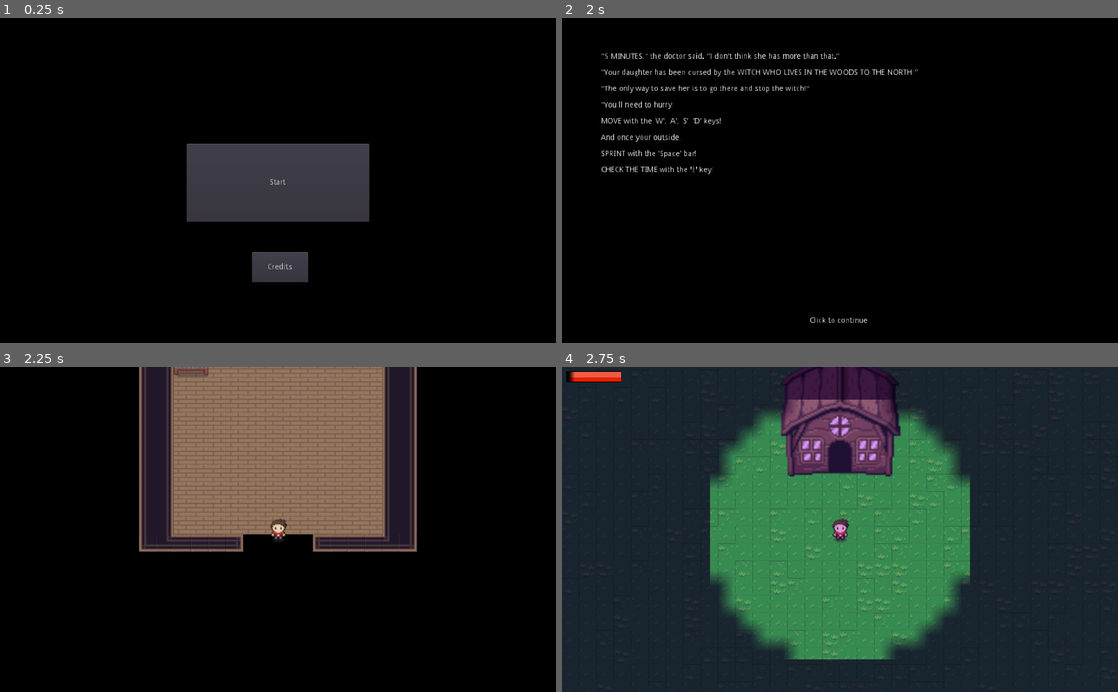
Above: before the commit, frames 1-4 (two rows, left to right).
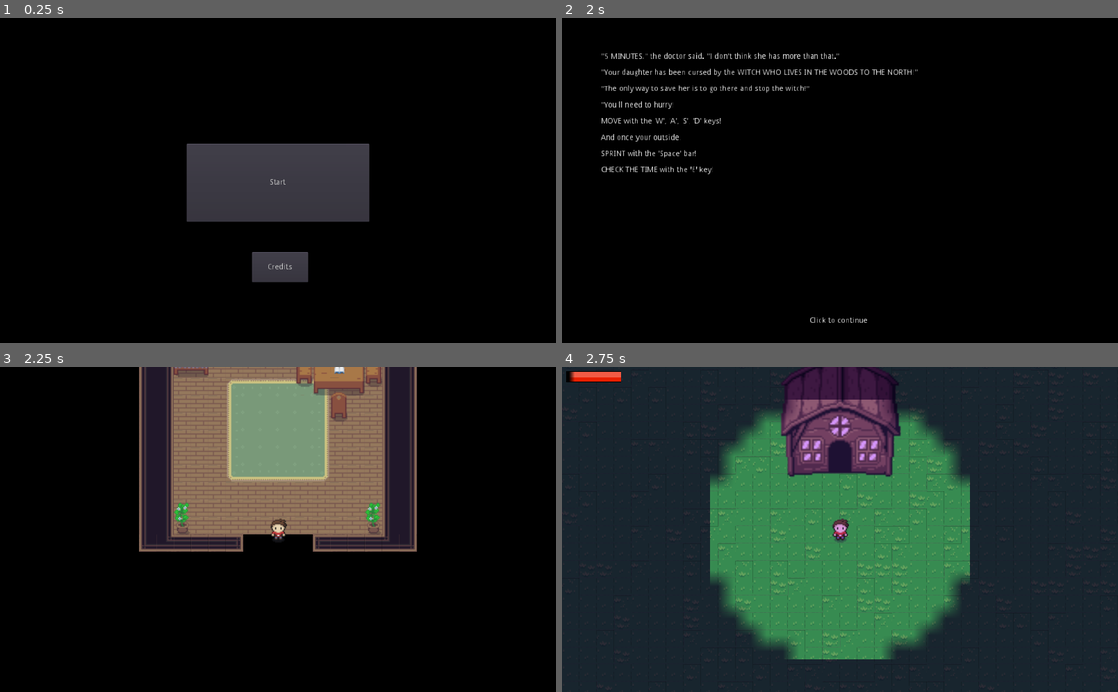
Above: after the commit, the same moments.

Repository: HaywardMorihara/2021AprGameJam
Game: Godot game, scene res://menu/MainMenu.tscn
The game is run twice, just before and just after one commit, with the same random seed, the same clock (stepped at 60 frames per second) and the same inputs.
Inputs (mouse positions are in pixels of both pictures, inside the frame that each line leads up to):
- Up to frame 1 (0.25 s): no input
- Up to frame 2 (2 s): click "Start" at 0.5 s; tap Enter at 1.25 s; move the mouse to (962, 164) at 1.27 s; hold D (right) from 1.28 s (still down); tap E (check_watch) at 1.35 s
- Up to frame 3 (2.25 s): tap Enter at 2 s; move the mouse to (166, 545) at 2.02 s; release D (right) at 2.03 s; hold S (down) from 2.03 s (still down); click (166, 545) at 2.1 s
- Up to frame 4 (2.75 s): keep holding S (down)

Frames 1-2 are identical in both runs. In frame 3, 6.7% of the frame differs, in the area x 31-69%, y 0-52%; in frame 4, nothing differs.

Commit message:
Add a few things to the houses to make them less bare

Diff:
--- /dev/null
+++ b/house/InteriorHouse.tres
@@ -0,0 +1,426 @@
+[gd_resource type="TileSet" load_steps=11 format=2]
+
+[ext_resource path="res://assets/sprites/gfx/Inner.png" type="Texture" id=1]
+
+[sub_resource type="ConvexPolygonShape2D" id=1]
+points = PoolVector2Array( 16, 48, 0, 48, 0, 0, 16, 0 )
+
+[sub_resource type="ConvexPolygonShape2D" id=2]
+points = PoolVector2Array( 16, 48, 0, 48, 0, 0, 16, 0 )
+
+[sub_resource type="ConvexPolygonShape2D" id=3]
+points = PoolVector2Array( 0, 16, 16, 16, 16, 32, 0, 32 )
+
+[sub_resource type="ConvexPolygonShape2D" id=4]
+points = PoolVector2Array( 16, 32, 0, 32, 0, 16, 16, 16 )
+
+[sub_resource type="ConvexPolygonShape2D" id=5]
+points = PoolVector2Array( 16, 32, 0, 32, 0, 16, 16, 16 )
+
+[sub_resource type="ConvexPolygonShape2D" id=6]
+points = PoolVector2Array( 16, 32, 0, 32, 0, 16, 16, 16 )
+
+[sub_resource type="ConvexPolygonShape2D" id=7]
+points = PoolVector2Array( 48, 16, 0, 16, 0, 0, 48, 0 )
+
+[sub_resource type="ConvexPolygonShape2D" id=8]
+points = PoolVector2Array( 0, 16, 16, 16, 16, 32, 0, 32 )
+
+[sub_resource type="ConvexPolygonShape2D" id=9]
+points = PoolVector2Array( 0, 0, 48, 0, 48, 32, 0, 32 )
+
+[resource]
+0/name = "Inner.png 0"
+0/texture = ExtResource( 1 )
+0/tex_offset = Vector2( 0, 0 )
+0/modulate = Color( 1, 1, 1, 1 )
+0/region = Rect2( 0, 160, 32, 32 )
+0/tile_mode = 0
+0/occluder_offset = Vector2( 0, 0 )
+0/navigation_offset = Vector2( 0, 0 )
+0/shape_offset = Vector2( 0, 0 )
+0/shape_transform = Transform2D( 1, 0, 0, 1, 0, 0 )
+0/shape_one_way = false
+0/shape_one_way_margin = 0.0
+0/shapes = [  ]
+0/z_index = 0
+1/name = "Inner.png 1"
+1/texture = ExtResource( 1 )
+1/tex_offset = Vector2( 0, 0 )
+1/modulate = Color( 1, 1, 1, 1 )
+1/region = Rect2( 32, 160, 16, 32 )
+1/tile_mode = 0
+1/occluder_offset = Vector2( 0, 0 )
+1/navigation_offset = Vector2( 0, 0 )
+1/shape_offset = Vector2( 0, 0 )
+1/shape_transform = Transform2D( 1, 0, 0, 1, 0, 0 )
+1/shape_one_way = false
+1/shape_one_way_margin = 0.0
+1/shapes = [  ]
+1/z_index = 0
+2/name = "Inner.png 2"
+2/texture = ExtResource( 1 )
+2/tex_offset = Vector2( 0, 0 )
+2/modulate = Color( 1, 1, 1, 1 )
+2/region = Rect2( 48, 160, 16, 32 )
+2/tile_mode = 0
+2/occluder_offset = Vector2( 0, 0 )
+2/navigation_offset = Vector2( 0, 0 )
+2/shape_offset = Vector2( 0, 0 )
+2/shape_transform = Transform2D( 1, 0, 0, 1, 0, 0 )
+2/shape_one_way = false
+2/shape_one_way_margin = 0.0
+2/shapes = [  ]
+2/z_index = 0
+3/name = "Inner.png 3"
+3/texture = ExtResource( 1 )
+3/tex_offset = Vector2( 0, 0 )
+3/modulate = Color( 1, 1, 1, 1 )
+3/region = Rect2( 64, 160, 16, 32 )
+3/tile_mode = 0
+3/occluder_offset = Vector2( 0, 0 )
+3/navigation_offset = Vector2( 0, 0 )
+3/shape_offset = Vector2( 0, 0 )
+3/shape_transform = Transform2D( 1, 0, 0, 1, 0, 0 )
+3/shape_one_way = false
+3/shape_one_way_margin = 0.0
+3/shapes = [  ]
+3/z_index = 0
+4/name = "Inner.png 4"
+4/texture = ExtResource( 1 )
+4/tex_offset = Vector2( 0, 0 )
+4/modulate = Color( 1, 1, 1, 1 )
+4/region = Rect2( 0, 112, 48, 48 )
+4/tile_mode = 1
+4/autotile/bitmask_mode = 0
+4/autotile/bitmask_flags = [ Vector2( 0, 0 ), 256, Vector2( 0, 1 ), 260, Vector2( 0, 2 ), 4, Vector2( 1, 0 ), 320, Vector2( 1, 1 ), 325, Vector2( 1, 2 ), 5, Vector2( 2, 0 ), 64, Vector2( 2, 1 ), 65, Vector2( 2, 2 ), 1 ]
+4/autotile/icon_coordinate = Vector2( 0, 0 )
+4/autotile/tile_size = Vector2( 16, 16 )
+4/autotile/spacing = 0
+4/autotile/occluder_map = [  ]
+4/autotile/navpoly_map = [  ]
+4/autotile/priority_map = [  ]
+4/autotile/z_index_map = [  ]
+4/occluder_offset = Vector2( 0, 0 )
+4/navigation_offset = Vector2( 0, 0 )
+4/shape_offset = Vector2( 0, 0 )
+4/shape_transform = Transform2D( 1, 0, 0, 1, 0, 0 )
+4/shape_one_way = false
+4/shape_one_way_margin = 0.0
+4/shapes = [  ]
+4/z_index = 0
+5/name = "Inner.png 5"
+5/texture = ExtResource( 1 )
+5/tex_offset = Vector2( 0, 0 )
+5/modulate = Color( 1, 1, 1, 1 )
+5/region = Rect2( 0, 192, 48, 16 )
+5/tile_mode = 0
+5/occluder_offset = Vector2( 0, 0 )
+5/navigation_offset = Vector2( 0, 0 )
+5/shape_offset = Vector2( 0, 0 )
+5/shape_transform = Transform2D( 1, 0, 0, 1, 0, 0 )
+5/shape_one_way = false
+5/shape_one_way_margin = 0.0
+5/shapes = [  ]
+5/z_index = 0
+6/name = "Inner.png 6"
+6/texture = ExtResource( 1 )
+6/tex_offset = Vector2( 0, 0 )
+6/modulate = Color( 1, 1, 1, 1 )
+6/region = Rect2( 48, 192, 48, 32 )
+6/tile_mode = 0
+6/occluder_offset = Vector2( 0, 0 )
+6/navigation_offset = Vector2( 0, 0 )
+6/shape_offset = Vector2( 0, 0 )
+6/shape_transform = Transform2D( 1, 0, 0, 1, 0, 0 )
+6/shape = SubResource( 7 )
+6/shape_one_way = false
+6/shape_one_way_margin = 1.0
+6/shapes = [ {
+"autotile_coord": Vector2( 0, 0 ),
+"one_way": false,
+"one_way_margin": 1.0,
+"shape": SubResource( 7 ),
+"shape_transform": Transform2D( 1, 0, 0, 1, 0, 0 )
+} ]
+6/z_index = 0
+7/name = "Inner.png 7"
+7/texture = ExtResource( 1 )
+7/tex_offset = Vector2( 0, 0 )
+7/modulate = Color( 1, 1, 1, 1 )
+7/region = Rect2( 128, 192, 16, 32 )
+7/tile_mode = 0
+7/occluder_offset = Vector2( 0, 0 )
+7/navigation_offset = Vector2( 0, 0 )
+7/shape_offset = Vector2( 0, 0 )
+7/shape_transform = Transform2D( 1, 0, 0, 1, 0, 0 )
+7/shape = SubResource( 8 )
+7/shape_one_way = false
+7/shape_one_way_margin = 1.0
+7/shapes = [ {
+"autotile_coord": Vector2( 0, 0 ),
+"one_way": false,
+"one_way_margin": 1.0,
+"shape": SubResource( 8 ),
+"shape_transform": Transform2D( 1, 0, 0, 1, 0, 0 )
+} ]
+7/z_index = 0
+8/name = "Inner.png 8"
+8/texture = ExtResource( 1 )
+8/tex_offset = Vector2( 0, 0 )
+8/modulate = Color( 1, 1, 1, 1 )
+8/region = Rect2( 160, 16, 48, 48 )
+8/tile_mode = 0
+8/occluder_offset = Vector2( 0, 0 )
+8/navigation_offset = Vector2( 0, 0 )
+8/shape_offset = Vector2( 0, 0 )
+8/shape_transform = Transform2D( 1, 0, 0, 1, 0, 0 )
+8/shape = SubResource( 9 )
+8/shape_one_way = false
+8/shape_one_way_margin = 1.0
+8/shapes = [ {
+"autotile_coord": Vector2( 0, 0 ),
+"one_way": false,
+"one_way_margin": 1.0,
+"shape": SubResource( 9 ),
+"shape_transform": Transform2D( 1, 0, 0, 1, 0, 0 )
+} ]
+8/z_index = 0
+9/name = "Inner.png 9"
+9/texture = ExtResource( 1 )
+9/tex_offset = Vector2( 0, 0 )
+9/modulate = Color( 1, 1, 1, 1 )
+9/region = Rect2( 144, 0, 16, 32 )
+9/tile_mode = 0
+9/occluder_offset = Vector2( 0, 0 )
+9/navigation_offset = Vector2( 0, 0 )
+9/shape_offset = Vector2( 0, 0 )
+9/shape_transform = Transform2D( 1, 0, 0, 1, 0, 0 )
+9/shape_one_way = false
+9/shape_one_way_margin = 0.0
+9/shapes = [  ]
+9/z_index = 0
+10/name = "Inner.png 10"
+10/texture = ExtResource( 1 )
+10/tex_offset = Vector2( 0, 0 )
+10/modulate = Color( 1, 1, 1, 1 )
+10/region = Rect2( 192, 0, 32, 16 )
+10/tile_mode = 0
+10/occluder_offset = Vector2( 0, 0 )
+10/navigation_offset = Vector2( 0, 0 )
+10/shape_offset = Vector2( 0, 0 )
+10/shape_transform = Transform2D( 1, 0, 0, 1, 0, 0 )
+10/shape_one_way = false
+10/shape_one_way_margin = 0.0
+10/shapes = [  ]
+10/z_index = 0
+11/name = "Inner.png 11"
+11/texture = ExtResource( 1 )
+11/tex_offset = Vector2( 0, 0 )
+11/modulate = Color( 1, 1, 1, 1 )
+11/region = Rect2( 224, 0, 32, 16 )
+11/tile_mode = 0
+11/occluder_offset = Vector2( 0, 0 )
+11/navigation_offset = Vector2( 0, 0 )
+11/shape_offset = Vector2( 0, 0 )
+11/shape_transform = Transform2D( 1, 0, 0, 1, 0, 0 )
+11/shape_one_way = false
+11/shape_one_way_margin = 0.0
+11/shapes = [  ]
+11/z_index = 0
+12/name = "Inner.png 12"
+12/texture = ExtResource( 1 )
+12/tex_offset = Vector2( 0, 0 )
+12/modulate = Color( 1, 1, 1, 1 )
+12/region = Rect2( 256, 0, 32, 16 )
+12/tile_mode = 0
+12/occluder_offset = Vector2( 0, 0 )
+12/navigation_offset = Vector2( 0, 0 )
+12/shape_offset = Vector2( 0, 0 )
+12/shape_transform = Transform2D( 1, 0, 0, 1, 0, 0 )
+12/shape_one_way = false
+12/shape_one_way_margin = 0.0
+12/shapes = [  ]
+12/z_index = 0
+13/name = "Inner.png 13"
+13/texture = ExtResource( 1 )
+13/tex_offset = Vector2( 0, 0 )
+13/modulate = Color( 1, 1, 1, 1 )
+13/region = Rect2( 176, 176, 16, 16 )
+13/tile_mode = 0
+13/occluder_offset = Vector2( 0, 0 )
+13/navigation_offset = Vector2( 0, 0 )
+13/shape_offset = Vector2( 0, 0 )
+13/shape_transform = Transform2D( 1, 0, 0, 1, 0, 0 )
+13/shape_one_way = false
+13/shape_one_way_margin = 0.0
+13/shapes = [  ]
+13/z_index = 0
+14/name = "Inner.png 14"
+14/texture = ExtResource( 1 )
+14/tex_offset = Vector2( 0, 0 )
+14/modulate = Color( 1, 1, 1, 1 )
+14/region = Rect2( 208, 144, 16, 16 )
+14/tile_mode = 0
+14/occluder_offset = Vector2( 0, 0 )
+14/navigation_offset = Vector2( 0, 0 )
+14/shape_offset = Vector2( 0, 0 )
+14/shape_transform = Transform2D( 1, 0, 0, 1, 0, 0 )
+14/shape_one_way = false
+14/shape_one_way_margin = 0.0
+14/shapes = [  ]
+14/z_index = 0
+15/name = "Inner.png 15"
+15/texture = ExtResource( 1 )
+15/tex_offset = Vector2( 0, 0 )
+15/modulate = Color( 1, 1, 1, 1 )
+15/region = Rect2( 96, 192, 16, 64 )
+15/tile_mode = 0
+15/occluder_offset = Vector2( 0, 0 )
+15/navigation_offset = Vector2( 0, 0 )
+15/shape_offset = Vector2( 0, 0 )
+15/shape_transform = Transform2D( 1, 0, 0, 1, 0, 0 )
+15/shape = SubResource( 1 )
+15/shape_one_way = false
+15/shape_one_way_margin = 1.0
+15/shapes = [ {
+"autotile_coord": Vector2( 0, 0 ),
+"one_way": false,
+"one_way_margin": 1.0,
+"shape": SubResource( 1 ),
+"shape_transform": Transform2D( 1, 0, 0, 1, 0, 0 )
+} ]
+15/z_index = 0
+16/name = "Inner.png 16"
+16/texture = ExtResource( 1 )
+16/tex_offset = Vector2( 0, 0 )
+16/modulate = Color( 1, 1, 1, 1 )
+16/region = Rect2( 112, 192, 16, 64 )
+16/tile_mode = 0
+16/occluder_offset = Vector2( 0, 0 )
+16/navigation_offset = Vector2( 0, 0 )
+16/shape_offset = Vector2( 0, 0 )
+16/shape_transform = Transform2D( 1, 0, 0, 1, 0, 0 )
+16/shape = SubResource( 2 )
+16/shape_one_way = false
+16/shape_one_way_margin = 1.0
+16/shapes = [ {
+"autotile_coord": Vector2( 0, 0 ),
+"one_way": false,
+"one_way_margin": 1.0,
+"shape": SubResource( 2 ),
+"shape_transform": Transform2D( 1, 0, 0, 1, 0, 0 )
+} ]
+16/z_index = 0
+17/name = "Inner.png 17"
+17/texture = ExtResource( 1 )
+17/tex_offset = Vector2( 0, 0 )
+17/modulate = Color( 1, 1, 1, 1 )
+17/region = Rect2( 144, 64, 32, 32 )
+17/tile_mode = 0
+17/occluder_offset = Vector2( 0, 0 )
+17/navigation_offset = Vector2( 0, 0 )
+17/shape_offset = Vector2( 0, 0 )
+17/shape_transform = Transform2D( 1, 0, 0, 1, 0, 0 )
+17/shape_one_way = false
+17/shape_one_way_margin = 0.0
+17/shapes = [  ]
+17/z_index = 0
+18/name = "Inner.png 18"
+18/texture = ExtResource( 1 )
+18/tex_offset = Vector2( 0, 0 )
+18/modulate = Color( 1, 1, 1, 1 )
+18/region = Rect2( 176, 64, 16, 32 )
+18/tile_mode = 0
+18/occluder_offset = Vector2( 0, 0 )
+18/navigation_offset = Vector2( 0, 0 )
+18/shape_offset = Vector2( 0, 0 )
+18/shape_transform = Transform2D( 1, 0, 0, 1, 0, 0 )
+18/shape_one_way = false
+18/shape_one_way_margin = 0.0
+18/shapes = [  ]
+18/z_index = 0
+19/name = "Inner.png 19"
+19/texture = ExtResource( 1 )
+19/tex_offset = Vector2( 0, 0 )
+19/modulate = Color( 1, 1, 1, 1 )
+19/region = Rect2( 240, 64, 16, 48 )
+19/tile_mode = 0
+19/occluder_offset = Vector2( 0, 0 )
+19/navigation_offset = Vector2( 0, 0 )
+19/shape_offset = Vector2( 0, 0 )
+19/shape_transform = Transform2D( 1, 0, 0, 1, 0, 0 )
+19/shape = SubResource( 3 )
+19/shape_one_way = false
+19/shape_one_way_margin = 1.0
+19/shapes = [ {
+"autotile_coord": Vector2( 0, 0 ),
+"one_way": false,
+"one_way_margin": 1.0,
+"shape": SubResource( 3 ),
+"shape_transform": Transform2D( 1, 0, 0, 1, 0, 0 )
+} ]
+19/z_index = 0
+20/name = "Inner.png 20"
+20/texture = ExtResource( 1 )
+20/tex_offset = Vector2( 0, 0 )
+20/modulate = Color( 1, 1, 1, 1 )
+20/region = Rect2( 256, 64, 16, 48 )
+20/tile_mode = 0
+20/occluder_offset = Vector2( 0, 0 )
+20/navigation_offset = Vector2( 0, 0 )
+20/shape_offset = Vector2( 0, 0 )
+20/shape_transform = Transform2D( 1, 0, 0, 1, 0, 0 )
+20/shape = SubResource( 4 )
+20/shape_one_way = false
+20/shape_one_way_margin = 1.0
+20/shapes = [ {
+"autotile_coord": Vector2( 0, 0 ),
+"one_way": false,
+"one_way_margin": 1.0,
+"shape": SubResource( 4 ),
+"shape_transform": Transform2D( 1, 0, 0, 1, 0, 0 )
+} ]
+20/z_index = 0
+21/name = "Inner.png 21"
+21/texture = ExtResource( 1 )
+21/tex_offset = Vector2( 0, 0 )
+21/modulate = Color( 1, 1, 1, 1 )
+21/region = Rect2( 272, 64, 16, 48 )
+21/tile_mode = 0
+21/occluder_offset = Vector2( 0, 0 )
+21/navigation_offset = Vector2( 0, 0 )
+21/shape_offset = Vector2( 0, 0 )
+21/shape_transform = Transform2D( 1, 0, 0, 1, 0, 0 )
+21/shape = SubResource( 5 )
+21/shape_one_way = false
+21/shape_one_way_margin = 1.0
+21/shapes = [ {
+"autotile_coord": Vector2( 0, 0 ),
+"one_way": false,
+"one_way_margin": 1.0,
+"shape": SubResource( 5 ),
+"shape_transform": Transform2D( 1, 0, 0, 1, 0, 0 )
+} ]
+21/z_index = 0
+22/name = "Inner.png 22"
+22/texture = ExtResource( 1 )
+22/tex_offset = Vector2( 0, 0 )
+22/modulate = Color( 1, 1, 1, 1 )
+22/region = Rect2( 288, 64, 16, 48 )
+22/tile_mode = 0
+22/occluder_offset = Vector2( 0, 0 )
+22/navigation_offset = Vector2( 0, 0 )
+22/shape_offset = Vector2( 0, 0 )
+22/shape_transform = Transform2D( 1, 0, 0, 1, 0, 0 )
+22/shape = SubResource( 6 )
+22/shape_one_way = false
+22/shape_one_way_margin = 1.0
+22/shapes = [ {
+"autotile_coord": Vector2( 0, 0 ),
+"one_way": false,
+"one_way_margin": 1.0,
+"shape": SubResource( 6 ),
+"shape_transform": Transform2D( 1, 0, 0, 1, 0, 0 )
+} ]
+22/z_index = 0
--- a/house/InteriorHouse.tscn
+++ b/house/InteriorHouse.tscn
@@ -1,8 +1,9 @@
-[gd_scene load_steps=48 format=2]
+[gd_scene load_steps=49 format=2]
 
 [ext_resource path="res://assets/sprites/gfx/Inner.png" type="Texture" id=1]
 [ext_resource path="res://player/Player.tscn" type="PackedScene" id=2]
 [ext_resource path="res://house/Exit.tscn" type="PackedScene" id=3]
+[ext_resource path="res://house/InteriorHouse.tres" type="TileSet" id=4]
 
 [sub_resource type="ConvexPolygonShape2D" id=1]
 points = PoolVector2Array( 0, 0, 16, 0, 16, 16, 0, 16 )
@@ -558,6 +559,7 @@
 
 [node name="Player" parent="." instance=ExtResource( 2 )]
 position = Vector2( 0, 80 )
+z_index = 1
 
 [node name="Exit" parent="." instance=ExtResource( 3 )]
 position = Vector2( 0, 120 )
@@ -568,3 +570,18 @@
 cell_size = Vector2( 16, 16 )
 format = 1
 tile_data = PoolIntArray( -458760, 1, 0, -458759, 1, 1, -458758, 1, 1, -458757, 1, 1, -458756, 1, 1, -458755, 1, 1, -45 …(3556 unchanged characters)…
+
+[node name="FloorAndWallCoverings" type="TileMap" parent="."]
+tile_set = ExtResource( 4 )
+cell_size = Vector2( 16, 16 )
+format = 1
+tile_data = PoolIntArray( -458758, 17, 0, -458755, 2, 0, -524286, 1, 0, -524284, 17, 0, -131075, 4, 0, -131074, 4, 1, -131073, 4, 1, -196608, 4, 1, -196607, 4, 1, -196606, 4, 2, -65539, 4, 65536, -65538, 4, 65537, -65537, 4, 65537, -131072, 4, 65537, -131071, 4, 65537, -131070, 4, 65538, -3, 4, 65536, -2, 4, 65537, -1, 4, 65537, -65536, 4, 65537, -65535, 4, 65537, -65534, 4, 65538, 65533, 4, 65536, 65534, 4, 65537, 65535, 4, 65537, 0, 4, 65537, 1, 4, 65537, 2, 4, 65538, 131069, 4, 65536, 131070, 4, 65537, 131071, 4, 65537, 65536, 4, 65537, 65537, 4, 65537, 65538, 4, 65538, 196605, 4, 131072, 196606, 4, 131073, 196607, 4, 131073, 131072, 4, 131073, 131073, 4, 131073, 131074, 4, 131074 )
+
+[node name="FloorObjects" type="TileMap" parent="."]
+tile_set = ExtResource( 4 )
+cell_size = Vector2( 16, 16 )
+format = 1
+tile_data = PoolIntArray( -458754, 5, 0, -393218, 6, 0, -458749, 19, 0, -327679, 20, 0, -327678, 8, 0, -327675, 22, 0, -262141, 14, 0, -196605, 21, 0, 327674, 7, 0, 262149, 7, 0 )
+
+[node name="TableTopObjects" type="TileMap" parent="."]
+format = 1
--- a/house/WitchInteriorHouse.tscn
+++ b/house/WitchInteriorHouse.tscn
@@ -1,9 +1,10 @@
-[gd_scene load_steps=7 format=2]
+[gd_scene load_steps=8 format=2]
 
 [ext_resource path="res://house/InteriorHouse.tscn" type="PackedScene" id=1]
 [ext_resource path="res://npc/WitchNPC.tscn" type="PackedScene" id=2]
 [ext_resource path="res://house/WitchInteriorHouse.gd" type="Script" id=3]
 [ext_resource path="res://assets/sprites/gfx/Inner.png" type="Texture" id=4]
+[ext_resource path="res://house/InteriorHouse.tres" type="TileSet" id=5]
 
 [sub_resource type="ConvexPolygonShape2D" id=1]
 points = PoolVector2Array( 0, 0, 32, 0, 32, 48, 0, 48 )
@@ -34,9 +35,6 @@
 [node name="WitchInteriorHouse" instance=ExtResource( 1 )]
 script = ExtResource( 3 )
 
-[node name="Player" parent="." index="0"]
-z_index = 1
-
 [node name="WitchNPC" parent="." index="2" instance=ExtResource( 2 )]
 position = Vector2( 80, -80 )
 
@@ -46,3 +44,14 @@
 cell_size = Vector2( 16, 16 )
 format = 1
 tile_data = PoolIntArray( -393212, 0, 0 )
+
+[node name="FloorAndWallCoverings" parent="." index="5"]
+tile_data = PoolIntArray( -458758, 17, 0, -524286, 18, 0, -524284, 17, 0, -131075, 4, 0, -131074, 4, 1, -131073, 4, 1, -196608, 4, 1, -196607, 4, 1, -196606, 4, 2, -65539, 4, 65536, -65538, 4, 65537, -65537, 4, 65537, -131072, 4, 65537, -131071, 4, 65537, -131070, 4, 65538, -3, 4, 65536, -2, 4, 65537, -1, 4, 65537, -65536, 4, 65537, -65535, 4, 65537, -65534, 4, 65538, 65533, 4, 65536, 65534, 4, 65537, 65535, 4, 65537, 0, 4, 65537, 1, 4, 65537, 2, 4, 65538, 131069, 4, 65536, 131070, 4, 65537, 131071, 4, 65537, 65536, 4, 65537, 65537, 4, 65537, 65538, 4, 65538, 196605, 4, 131072, 196606, 4, 131073, 196607, 4, 131073, 131072, 4, 131073, 131073, 4, 131073, 131074, 4, 131074 )
+
+[node name="FloorObjects" parent="." index="6"]
+tile_data = PoolIntArray( -458754, 5, 0, -393218, 6, 0, -65542, 8, 0, -65539, 22, 0, 327674, 7, 0, 262149, 7, 0 )
+
+[node name="TableTopObjects" parent="." index="7"]
+tile_set = ExtResource( 5 )
+cell_size = Vector2( 16, 16 )
+tile_data = PoolIntArray( -65541, 13, 0 )
